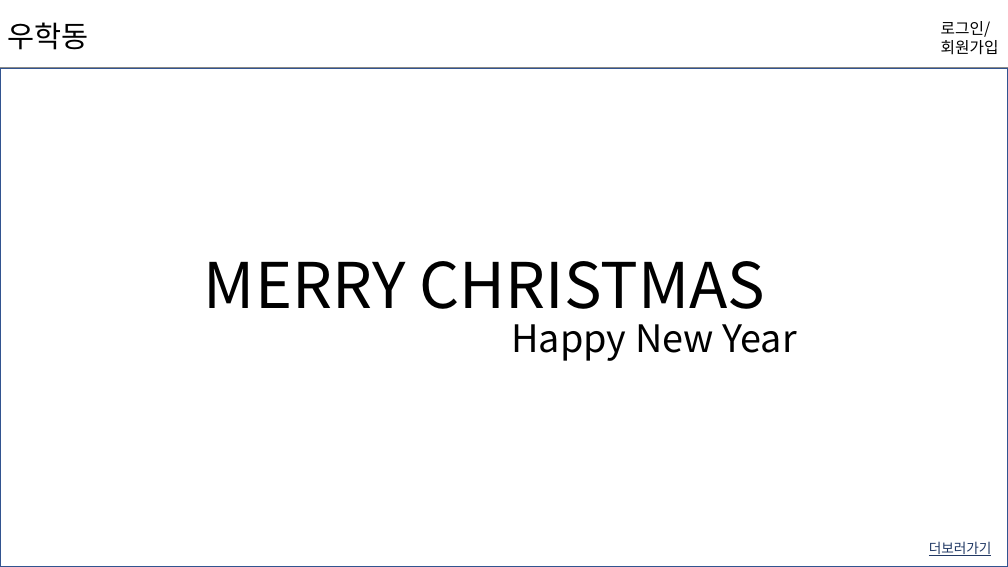
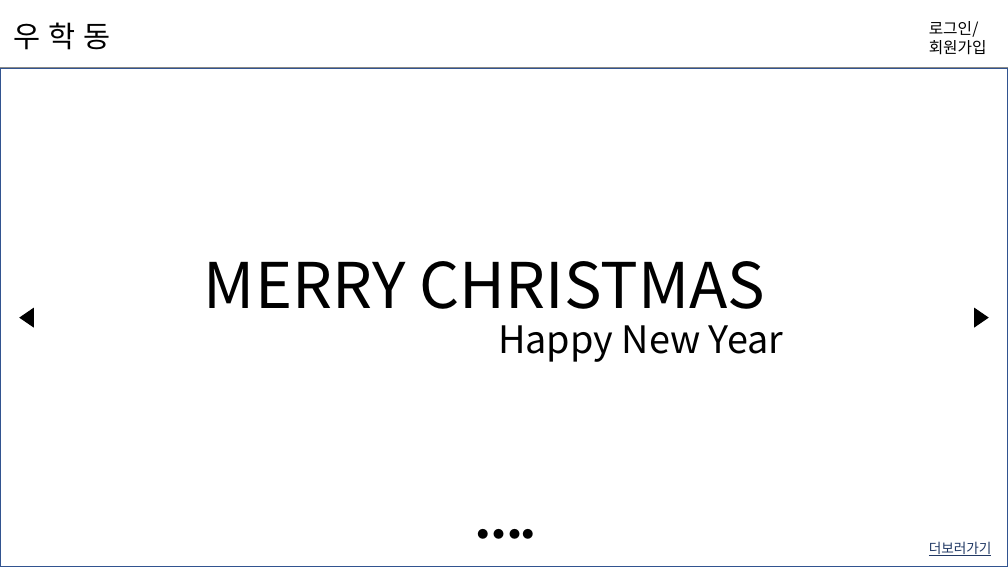
Before and after one commit to hyunniesss/ToyProject, a slide deck: slide 1 of document/와이어프레임/프레젠테이션1.pptx. Drawn at 1008x567 pixels with LibreOffice and Linux fonts; fonts in the diff are those of the drawing; background and template pictures are left out. Boxes give left, top, right and bottom in pixels: in the first picture for what was removed or moved away, otherwise in the second. Text is boxed around its words. In the diff, an @@ line names an element or a change of style, - is before the commit and + after.

```diff
--- a/document/와이어프레임/프레젠테이션1.pptx
+++ b/document/와이어프레임/프레젠테이션1.pptx
@@ text at box(13, 22, 111, 50): spaces changed @@
-우학동
+우 학 동
@@ text "로그인/": place and size @@
-text "로그인/" at box(941, 21, 999, 55)
+text "로그인/" at box(929, 21, 987, 55)
@@ triangle added at box(20, 308, 33, 326), fill #000000, outline #000000 1 pt @@
@@ text "Happy New Year": place and size @@
-text "Happy New Year" at box(511, 324, 797, 361)
+text "Happy New Year" at box(498, 325, 784, 362)
@@ triangle added at box(975, 308, 988, 326), fill #000000, outline #000000 1 pt @@
@@ text added at box(454, 524, 554, 545), 10.5 pt, text #000000 @@
+● ● ● ● ●
```
Also in this commit, not shown: 2 slides added, 1 slide removed.
